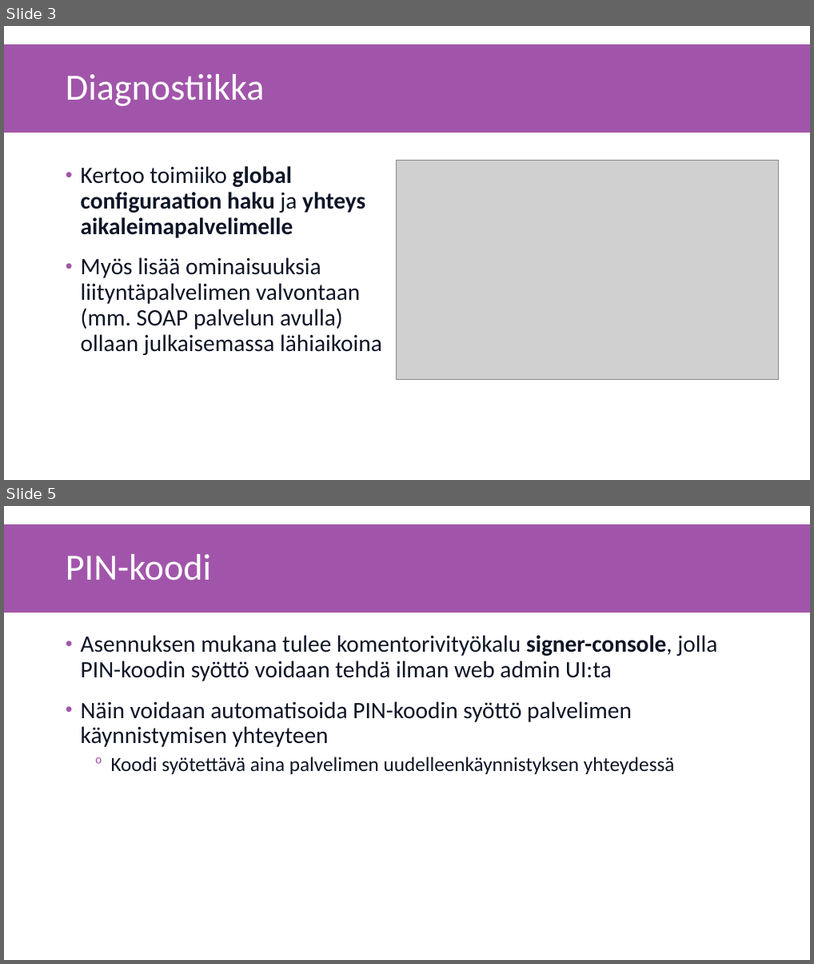
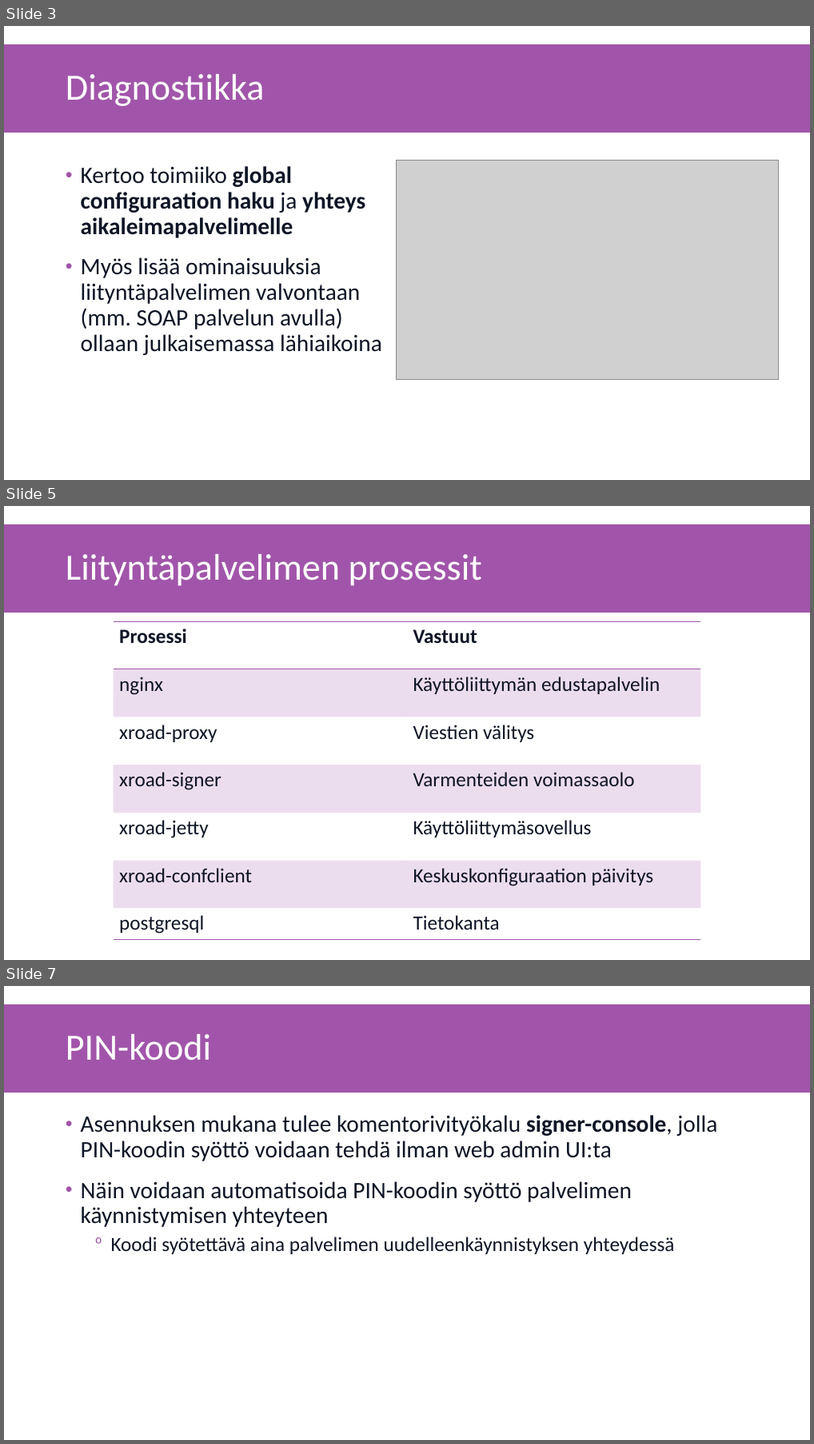
Before and after one commit to gofore/kapa-xroad-presentation, a slide deck: src/2. Admin toiminnot.pptx. Shown one above the other, each under a label of ours: slides 3 and 5 before the commit, slides 3, 5 and 7 after it; the slides between them are not shown. The pictures are 814x964 and 814x1444 pixels, drawn with LibreOffice and Linux fonts; fonts in the diff are those of the drawing; grey boxes stand for pictures. Boxes give left, top, right and bottom in pixels: in the first picture for what was removed or moved away, otherwise in the second. Text is boxed around its words. In the diff, an @@ line names an element or a change of style, - is before the commit and + after.

```diff
--- a/src/2. Admin toiminnot.pptx
+++ b/src/2. Admin toiminnot.pptx
@@ slide 5 added at [4,506,810,960], background #FFFFFF; not listed: 1 template element that a slide beside it also shows @@
@@ title added at [66,554,482,586], 44 pt, text #FFFFFF @@
+Liityntäpalvelimen prosessit
@@ table added at [114,621,702,939], 7 rows, 2 columns @@
+Prosessi | Vastuut
+nginx | Käyttöliittymän edustapalvelin
+xroad-proxy | Viestien välitys
+xroad-signer | Varmenteiden voimassaolo
+xroad-jetty | Käyttöliittymäsovellus
+xroad-confclient | Keskuskonfiguraation päivitys
+postgresql | Tietokanta
@@ what was slide 5 is now slide 7 @@
```
Also in this commit, not shown: 1 slide changed, 2 other slides added.
